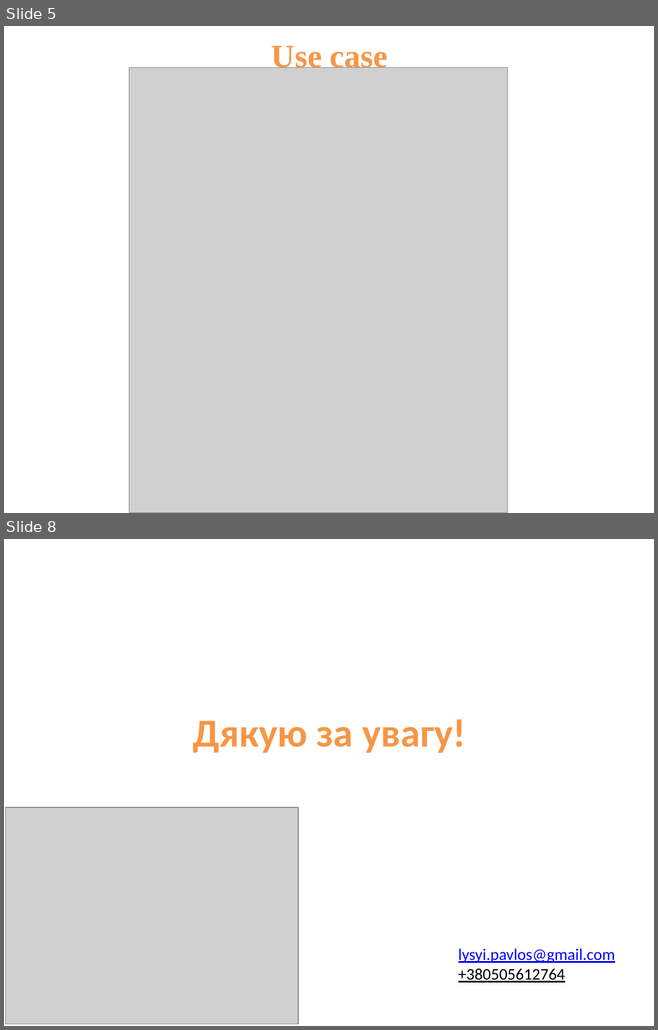
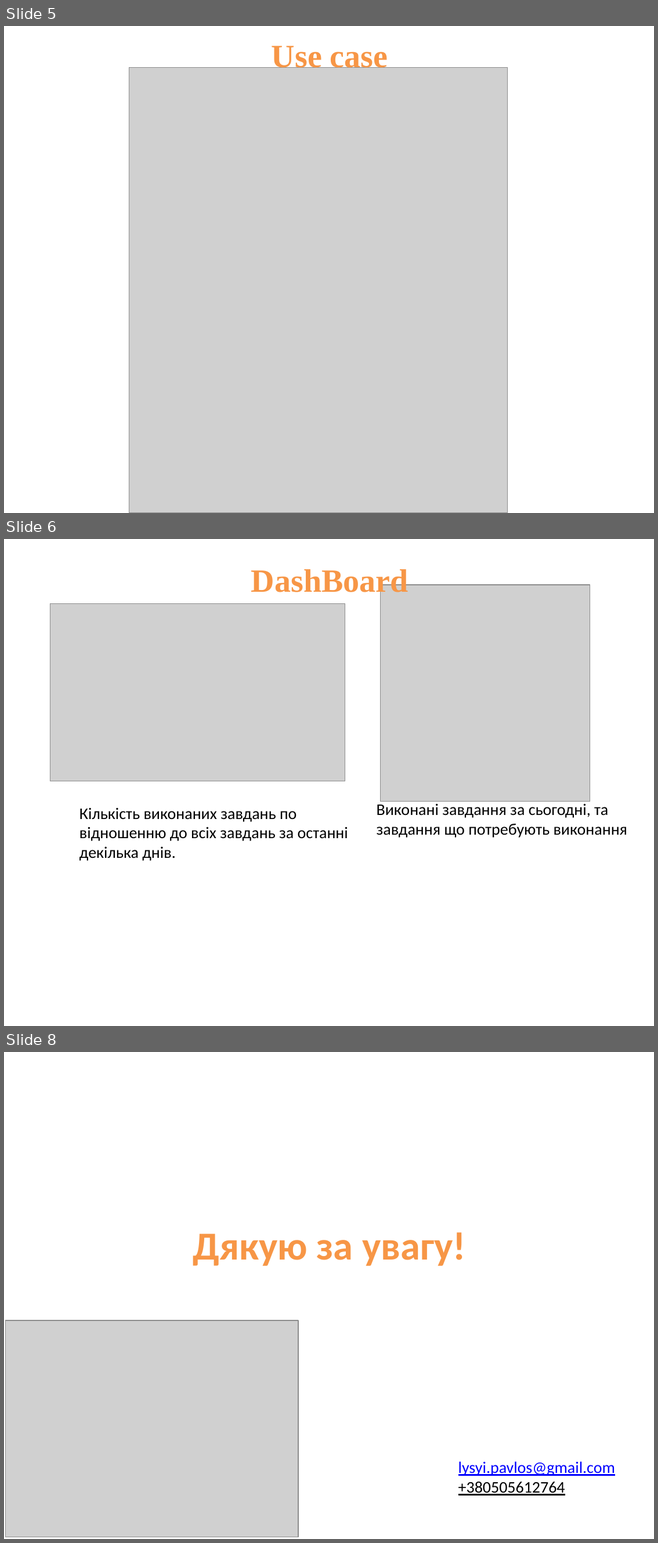
Before and after one commit to PashaLysyi321/information_system, a slide deck: lysyi_pavlos.pptx. Shown one above the other, each under a label of ours: slides 5 and 8 before the commit, slides 5, 6 and 8 after it; the slides between them are not shown. The pictures are 658x1030 and 658x1543 pixels, drawn with LibreOffice and Linux fonts; fonts in the diff are those of the drawing; grey boxes stand for pictures. Boxes give left, top, right and bottom in pixels: in the first picture for what was removed or moved away, otherwise in the second. Text is boxed around its words. In the diff, an @@ line names an element or a change of style, - is before the commit and + after.

```diff
--- a/lysyi_pavlos.pptx
+++ b/lysyi_pavlos.pptx
@@ slide 6 added at [4, 539, 654, 1026], background #FFFFFF @@
@@ title added at [251, 569, 408, 598], 36 pt, text #F79646, bold @@
+DashBoard
@@ picture added at [380, 585, 590, 802] @@
@@ picture added at [50, 603, 345, 781] @@
@@ text added at [79, 808, 348, 861], 18 pt, text #000000 @@
+Кількість виконаних завдань по
+відношенню до всіх завдань за останні
+декілька днів.
@@ text added at [376, 803, 627, 838], 18 pt, text #000000 @@
+Виконані завдання за сьогодні, та
+завдання що потребують виконання
```
Also in this commit, not shown: 3 slides changed, 1 slide removed.
